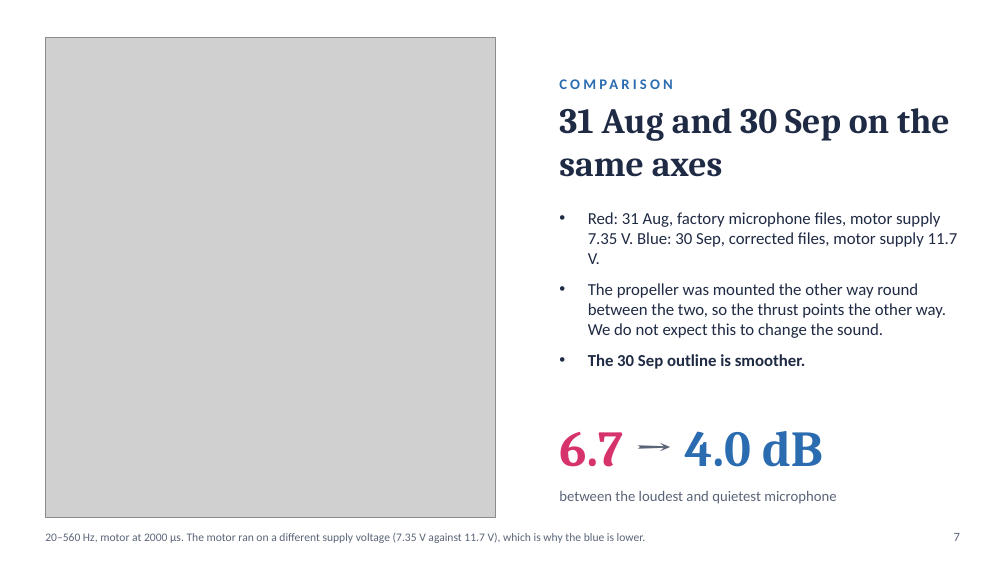
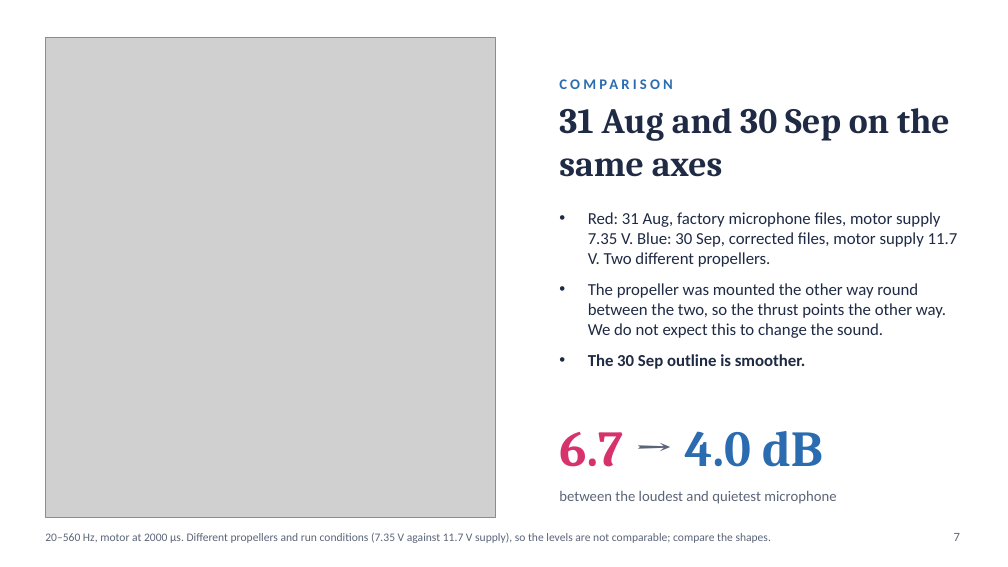
Before and after one commit to asdfgh0318/SoundVisualizer, a slide deck: slide 7 of docs/analysis/chamber-final-2026-10-01/slides/chamber-slides.pptx. Drawn at 1008x567 pixels with LibreOffice and Linux fonts; fonts in the diff are those of the drawing; grey boxes stand for pictures. Boxes give left, top, right and bottom in pixels: in the first picture for what was removed or moved away, otherwise in the second. Text is boxed around its words. In the diff, an @@ line names an element or a change of style, - is before the commit and + after.

```diff
--- a/docs/analysis/chamber-final-2026-10-01/slides/chamber-slides.pptx
+++ b/docs/analysis/chamber-final-2026-10-01/slides/chamber-slides.pptx
@@ text at <box>588,212,958,267</box>: text changed @@
-• Red: 31 Aug, factory microphone files, motor supply 7.35 V. Blue: 30 Sep, corrected files, motor supply 11.7 V.
+• Red: 31 Aug, factory microphone files, motor supply 7.35 V. Blue: 30 Sep, corrected files, motor supply 11.7 V. Two different propellers.
@@ text at <box>45,533,771,543</box>: text changed @@
-20–560 Hz, motor at 2000 µs. The motor ran on a different supply voltage (7.35 V against 11.7 V), which is why the blue is lower.
+20–560 Hz, motor at 2000 µs. Different propellers and run conditions (7.35 V against 11.7 V supply), so the levels are not comparable; compare the shapes.
```
Also in this commit, not shown: 6 other files.
